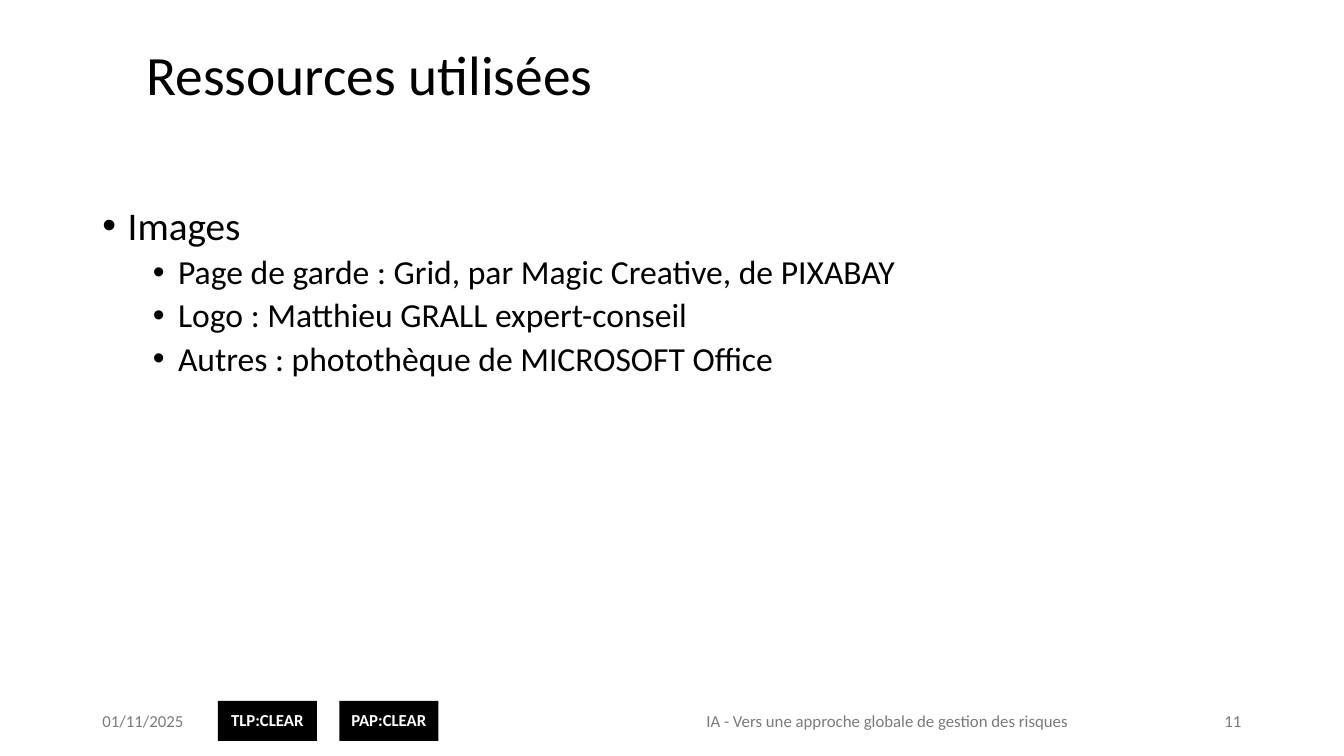
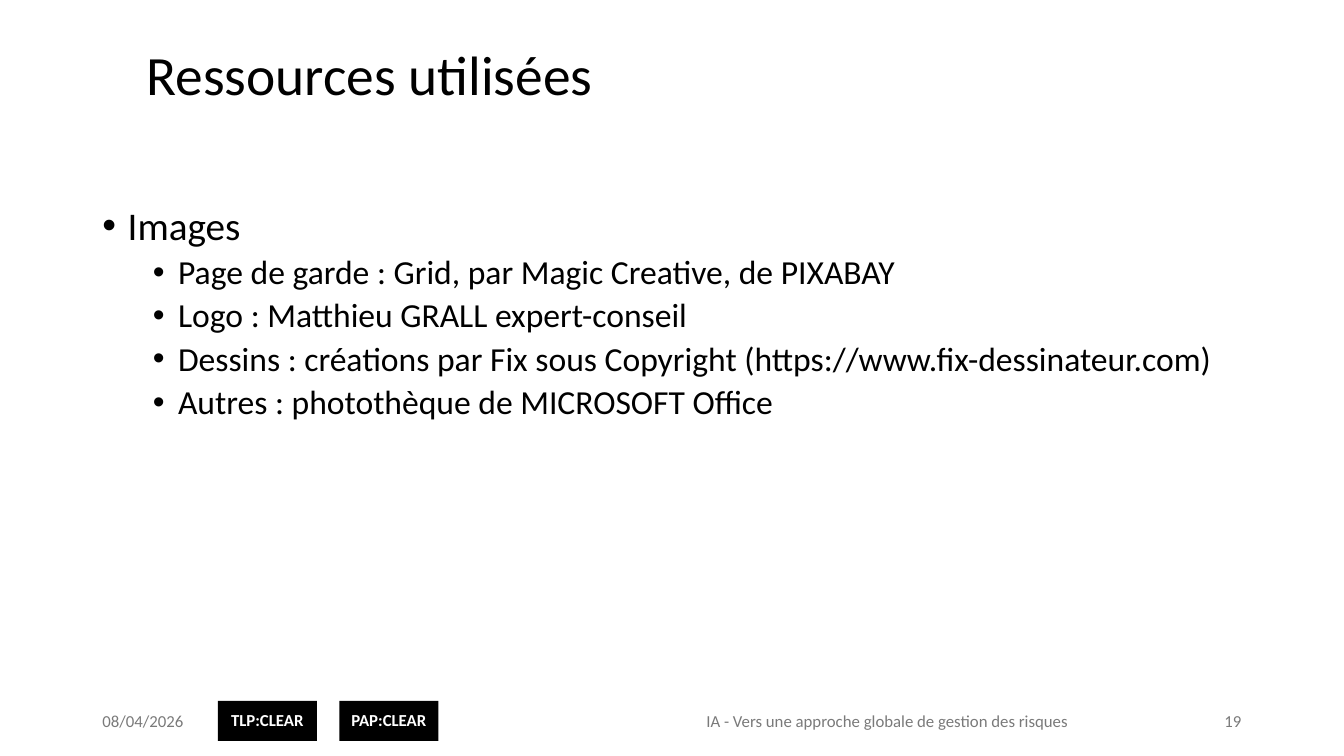
Before and after one commit to matthieu-grall/ai, a slide deck: slide 19 of fr/IA - Gestion des risques - Présentation.pptx (slide 11 before the commit). Drawn at 1344x756 pixels with LibreOffice and Linux fonts; fonts in the diff are those of the drawing; background and template pictures are left out. Boxes give left, top, right and bottom in pixels: in the first picture for what was removed or moved away, otherwise in the second. Text is boxed around its words. In the diff, an @@ line names an element or a change of style, - is before the commit and + after.

```diff
--- a/fr/IA - Gestion des risques - Présentation.pptx
+++ b/fr/IA - Gestion des risques - Présentation.pptx
@@ text at (178,346,1211,377): paragraph added @@
+  • Dessins : créations par Fix sous Copyright (https://www.fix-dessinateur.com)
@@ text at (102,715,183,728): text changed @@
-01/11/2025
+08/04/2026
@@ page number at (1224,716,1241,727): text changed @@
-11
+19
```
Also in this commit, not shown: 11 other slides changed, 8 slides added, 1 other file.
